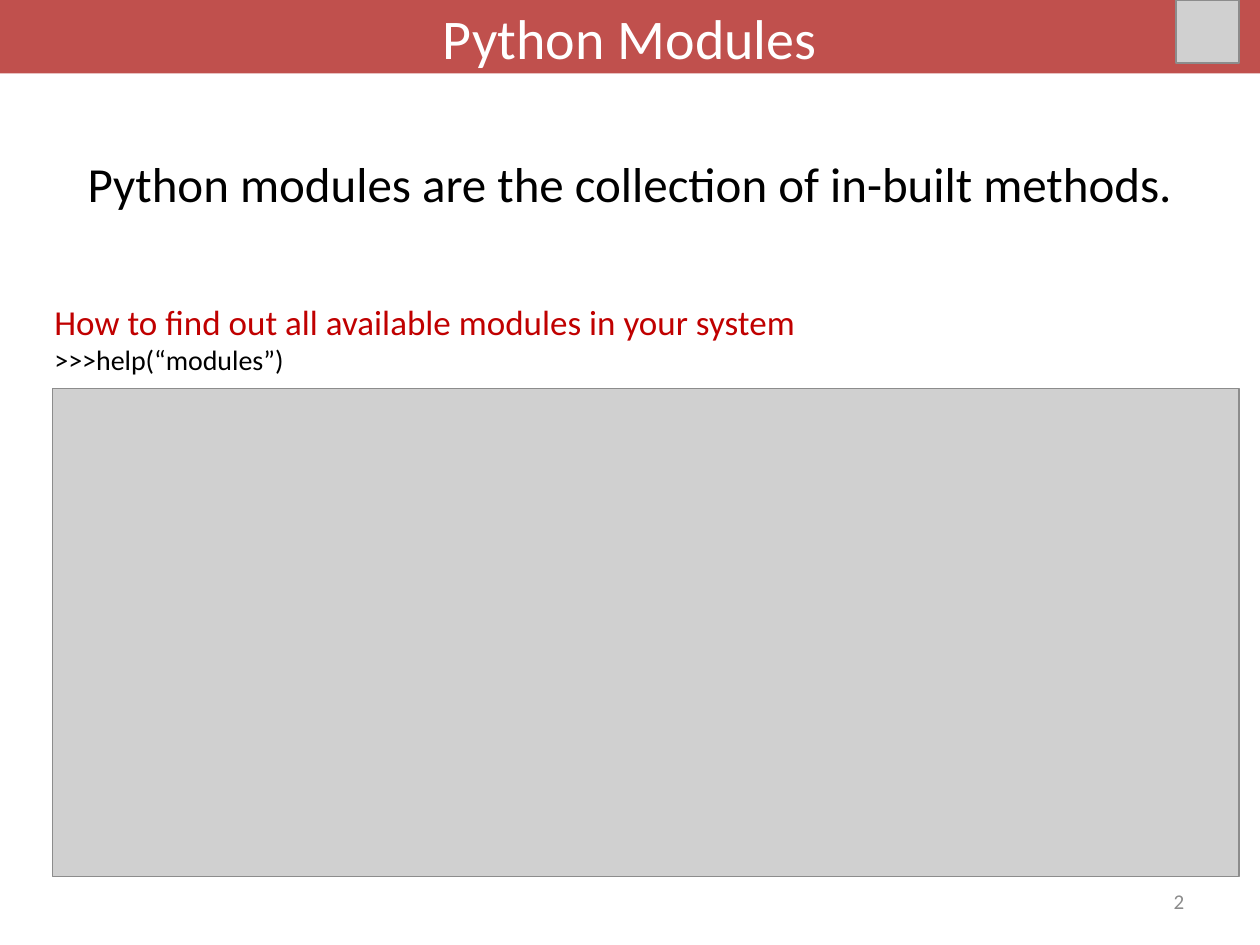
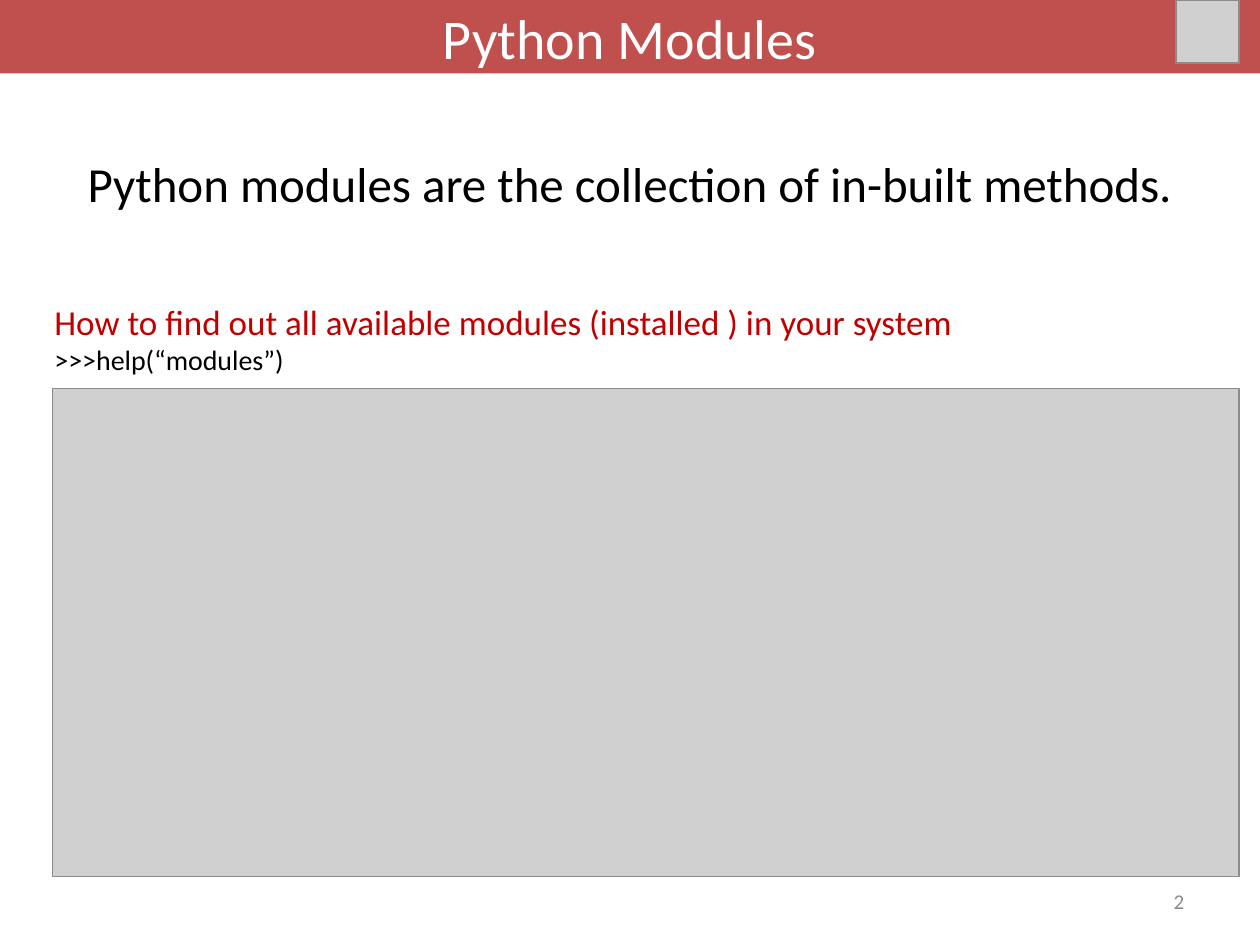
Before and after one commit to davcpscn/XI, a slide deck: slide 2 of Presentations/Python_moduels.pptx. Drawn at 1260x945 pixels with LibreOffice and Linux fonts; fonts in the diff are those of the drawing; grey boxes stand for pictures. Boxes give left, top, right and bottom in pixels: in the first picture for what was removed or moved away, otherwise in the second. Text is boxed around its words. In the diff, an @@ line names an element or a change of style, - is before the commit and + after.

```diff
--- a/Presentations/Python_moduels.pptx
+++ b/Presentations/Python_moduels.pptx
@@ text at (x1=54, y1=309, x2=952, y2=341): text changed @@
-How to find out all available modules in your system
+How to find out all available modules (installed ) in your system
```
Also in this commit, not shown: 1 other slide changed, 4 slides added, 9 other files.
